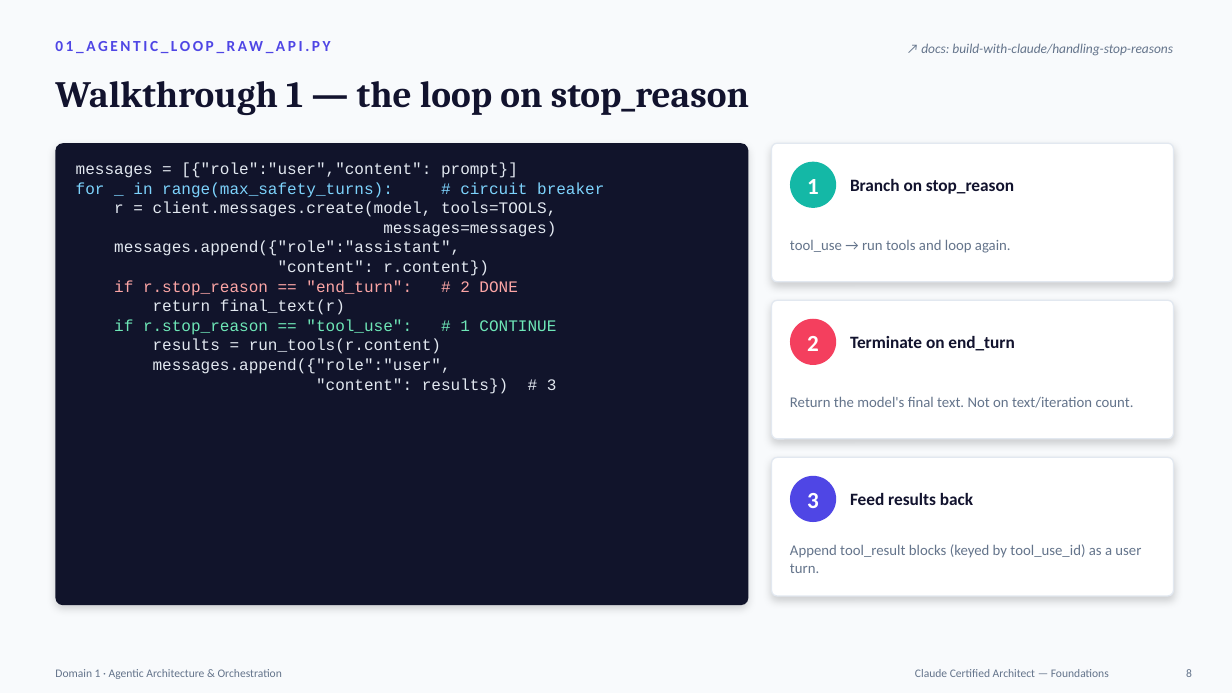
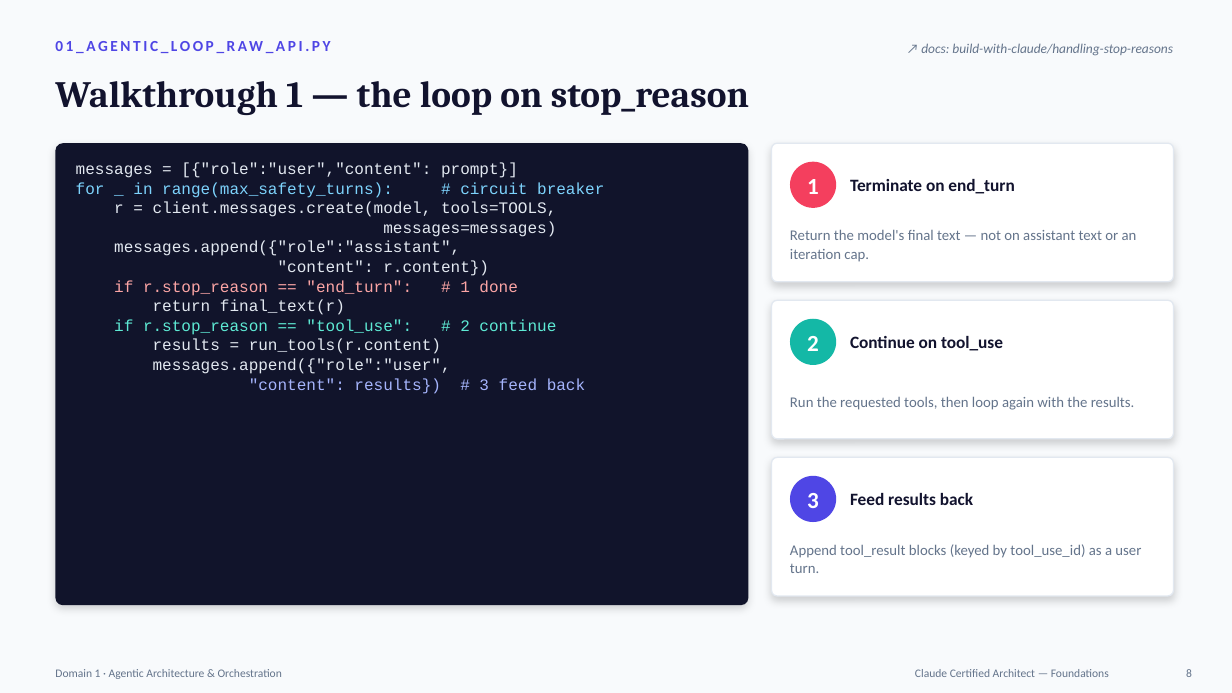
Before and after one commit to vemannem/AppliedAgenticAI, a slide deck: slide 8 of claude-certified-architect/Topic1_Agentic_Apps_Agent_SDK/Agentic_Apps_Claude_Agent_SDK.pptx. Drawn at 1232x693 pixels with LibreOffice and Linux fonts; fonts in the diff are those of the drawing. Boxes give left, top, right and bottom in pixels: in the first picture for what was removed or moved away, otherwise in the second. Text is boxed around its words. In the diff, an @@ line names an element or a change of style, - is before the commit and + after.

```diff
--- a/claude-certified-architect/Topic1_Agentic_Apps_Agent_SDK/Agentic_Apps_Claude_Agent_SDK.pptx
+++ b/claude-certified-architect/Topic1_Agentic_Apps_Agent_SDK/Agentic_Apps_Claude_Agent_SDK.pptx
@@ ellipse at box(790, 162, 836, 208): fill #14B8A6 to #F43F5E @@
@@ text at box(850, 179, 1014, 194): text changed @@
-Branch on stop_reason
+Terminate on end_turn
@@ text at box(790, 229, 1137, 262): text changed @@
-tool_use → run tools and loop again.
+Return the model's final text — not on assistant text or an iteration cap.
@@ text at box(114, 280, 517, 296): text changed @@
-if r.stop_reason == "end_turn": # 2 DONE
+if r.stop_reason == "end_turn": # 1 done
@@ text at box(114, 319, 556, 335): text changed; text colour #6EE7B7 to #5EEAD4 @@
-if r.stop_reason == "tool_use": # 1 CONTINUE
+if r.stop_reason == "tool_use": # 2 continue
@@ ellipse at box(790, 319, 836, 365): fill #F43F5E to #14B8A6 @@
@@ text at box(850, 336, 1003, 351): text changed @@
-Terminate on end_turn
+Continue on tool_use
@@ text at box(249, 378, 585, 394): text changed; text colour #E2E8F0 to #A5B4FC @@
-"content": results}) # 3
+"content": results}) # 3 feed back
@@ text at box(790, 396, 1135, 410): text changed @@
-Return the model's final text. Not on text/iteration count.
+Run the requested tools, then loop again with the results.
```
Also in this commit, not shown: 3 other slides changed, 1 other file.
